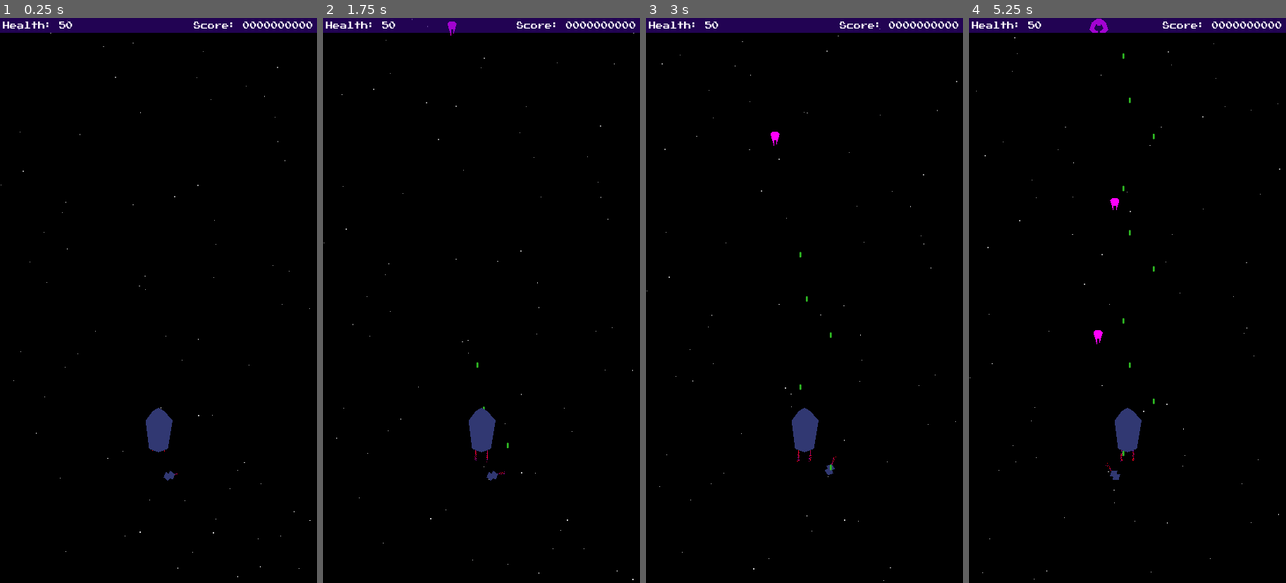
Above: before the commit, frames 1-4 (left to right).
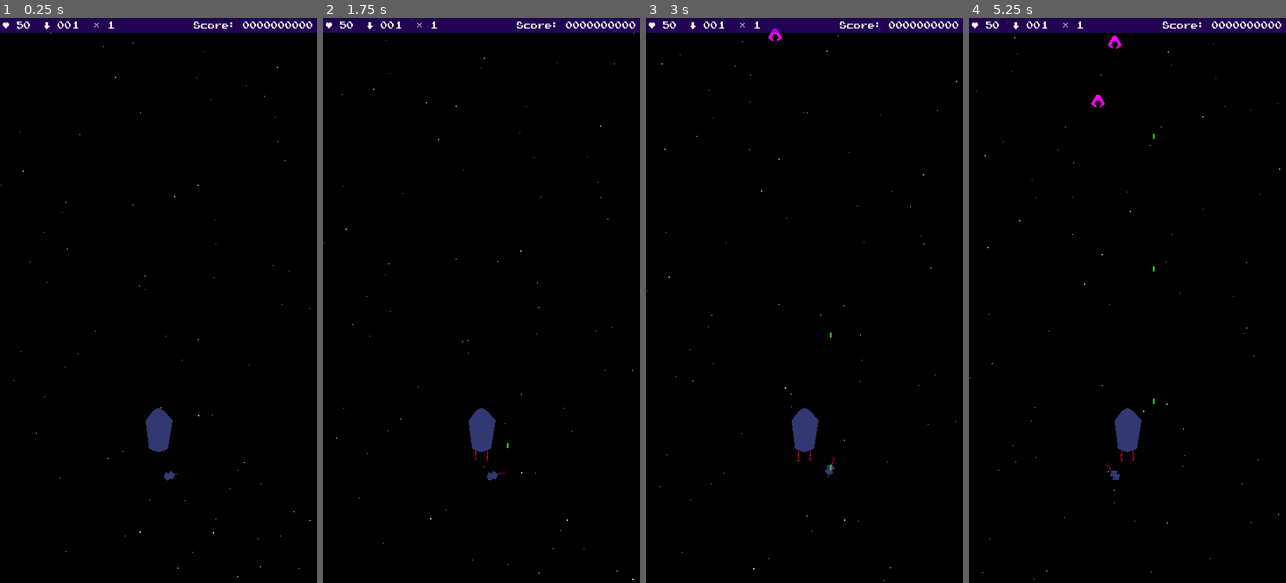
Above: after the commit, the same moments.

Repository: hinek/SatelliteSquad
Game: Godot game, scene res://GameLoop.tscn
Two runs of this game, one before a commit and one after it. Both use one fixed random seed, a clock stepped at 60 frames per second and the inputs below.
Inputs (mouse positions are in pixels of both pictures, inside the frame that each line leads up to):
- Up to frame 1 (0.25 s): no input
- Up to frame 2 (1.75 s): move the mouse to (551, 272) at 0.52 s; click (551, 272) at 0.67 s; move the mouse to (418, 328) at 1.27 s; click (418, 328) at 1.42 s
- Up to frame 3 (3 s): move the mouse to (836, 176) at 2.02 s; click (836, 176) at 2.17 s; move the mouse to (788, 413) at 2.77 s; click (788, 413) at 2.92 s
- Up to frame 4 (5.25 s): move the mouse to (1222, 385) at 3.52 s; click (1222, 385) at 3.67 s; move the mouse to (1032, 215) at 4.27 s; click (1032, 215) at 4.42 s; move the mouse to (1143, 300) at 5.02 s; click (1143, 300) at 5.17 s

The runs differ from the first frame. In frame 1, 0.2% of the frame differs, in the area x 0-36%, y 0-2%; in frame 2, 0.2%; in frame 3, 0.3%; in frame 4, 0.5%, in the area x 0-52%, y 0-78%.

Commit message:
- counting killed enemies - enemy types build up - changed spawning conditions of power ups - don't popup powerup select if there is nothing to select - more info on HUD - more score for strong enemies

Diff:
--- a/game/FastEnemy.gd
+++ b/game/FastEnemy.gd
@@ -16,7 +16,7 @@
 
 func hit(damage):
 	if damage > 0:
-		get_tree().current_scene.call_deferred("add_score", 20)
+		get_tree().current_scene.call_deferred("enemy_killed", 20)
 		destroy()
 
 
--- a/game/GameLoop.gd
+++ b/game/GameLoop.gd
@@ -1,4 +1,8 @@
 extends Node2D
+
+const MAX_SATELLITE_COUNT = 6
+const MAX_CENTER_SHIP_HEALTH = 50
+const MIN_FIRE_INTERVAL = 0.2
 
 var satellite_type = preload("res://Satellite.tscn")
 var bullet_type = preload("res://Bullet.tscn")
@@ -10,14 +14,26 @@
 	]
 
 var rng = RandomNumberGenerator.new()
-
-
+var game_over = false
 var score = 0
+var satellite_direction = 1
+var satellite_count = 1
+var center_ship_health = MAX_CENTER_SHIP_HEALTH
+
+var fire_interval = 1.5
+var time_to_fire = fire_interval
+var bullet_speed = 300
+
+var wave = 1
+var enemy_interval = 2.0
+var time_to_next_enemy = enemy_interval
+var enemy_spawn_width = 160 #280 400
+var enemies_spawned = 0
+var enemies_killed = 0
+
 func add_score(value_to_add):
 	score += value_to_add
 	$HUD.score = score
-	if score % 100 == 0:
-		create_powerup()
 
 
 func powerup_collected():
@@ -28,25 +44,6 @@
 
 func _ready():
 	rng.randomize()
-
-
-const MAX_SATELLITE_COUNT = 6
-const MAX_CENTER_SHIP_HEALTH = 50
-const MIN_FIRE_INTERVAL = 0.2
-
-var game_over = false
-var satellite_direction = 1
-var satellite_count = 1
-var center_ship_health = MAX_CENTER_SHIP_HEALTH
-
-var fire_interval = .5 # 1.5
-var time_to_fire = fire_interval
-var bullet_speed = 300
-
-var enemy_interval = 1.5
-var time_to_next_enemy = enemy_interval
-var enemy_spawn_width = 160 #280 400
-var enemy_count = 0
 
 
 func _input(event):
@@ -69,6 +66,14 @@
 	move_bullets(delta)
 
 
+func enemy_killed(score):
+	add_score(score)
+	enemies_killed += 1
+	$HUD.killed = enemies_killed
+	if (enemies_killed - 10) % 15 == 0:
+		create_powerup()
+
+
 func create_powerup():
 	if game_over:
 		return
@@ -81,12 +86,21 @@
 func create_enemy():
 	if game_over:
 		return
-	var enemy = enemy_types[rng.randi_range(0, enemy_types.size() - 1)].instance()
+	var enemy = enemy_types[rng.randi_range(0, (wave - 1) % enemy_types.size())].instance()
 	var x = rng.randf_range(-enemy_spawn_width, enemy_spawn_width) + $CenterShip.position.x
 	enemy.position = Vector2(x, -40)
-	enemy.name = "Enemy" + str(enemy_count)
+	enemy.name = "Enemy" + str(enemies_spawned)
 	$Enemies.add_child(enemy)
-	enemy_count += 1
+	enemies_spawned += 1
+	if enemies_spawned % 20 == 0:
+		next_wave()
+
+
+func next_wave():
+	wave += 1
+	$HUD.wave = wave
+	if (wave - 1) % 3 == 0 && enemy_interval > 0.5:
+		enemy_interval -= 0.2
 
 
 func add_satellite():
@@ -127,7 +141,6 @@
 		if satellite.distance > enemy_spawn_width:
 			enemy_spawn_width = satellite.distance
 	satellite_count = $Satellites.get_child_count()
-	print(satellite_count)
 	if (satellite_count == 0):
 		queue_game_over()
 
@@ -181,6 +194,7 @@
 
 func queue_game_over():
 	game_over = true
+	$PowerUpSelect.hide()
 	for num in (30):
 		var explosion = load("res://Explosion.tscn").instance()
 		explosion.position = Vector2(rng.randf_range(-50, 50) + $CenterShip.position.x, rng.randf_range(-50, 100) + $CenterShip.position.y)
--- a/game/HUD.gd
+++ b/game/HUD.gd
@@ -13,4 +13,18 @@
 
 func set_health(value):
 	health = value
-	$Health.text = "Health: %2d" % [value]
+	$Health.text = "♥ %2d" % [value]
+
+
+export var wave = 0 setget set_wave
+
+func set_wave(value):
+	wave = value
+	$Wave.text = "↓ %03d" % [value]
+
+
+export var killed = 0 setget set_killed
+
+func set_killed(value):
+	killed = value
+	$Killed.text = "× %d" % [value]
--- a/game/HUD.tscn
+++ b/game/HUD.tscn
@@ -23,10 +23,32 @@
 [node name="Health" type="Label" parent="."]
 margin_left = 10.0
 margin_top = 14.0
-margin_right = 500.0
+margin_right = 150.0
 margin_bottom = 44.0
 custom_fonts/font = SubResource( 2 )
-text = "Health: 50"
+text = "♥ 50"
+__meta__ = {
+"_edit_use_anchors_": false
+}
+
+[node name="Wave" type="Label" parent="."]
+margin_left = 150.0
+margin_top = 14.0
+margin_right = 320.0
+margin_bottom = 44.0
+custom_fonts/font = SubResource( 2 )
+text = "↓ 001"
+__meta__ = {
+"_edit_use_anchors_": false
+}
+
+[node name="Killed" type="Label" parent="."]
+margin_left = 320.0
+margin_top = 14.0
+margin_right = 660.0
+margin_bottom = 44.0
+custom_fonts/font = SubResource( 2 )
+text = "× 1"
 __meta__ = {
 "_edit_use_anchors_": false
 }
--- a/game/PowerUp.gd
+++ b/game/PowerUp.gd
@@ -11,15 +11,9 @@
 		queue_free()
 
 
-func _on_PowerUp_body_entered(body):
-	if body.get_name().begins_with("Satellite"):
+func _on_PowerUp_area_entered(area):
+	if area.get_name().begins_with("Satellite") || area.get_name() == "CenterShip":
+		get_tree().current_scene.call_deferred("add_score", 50)
 		#get_tree().current_scene.powerup_collected()
 		get_tree().current_scene.call_deferred("powerup_collected")
 		queue_free()
-
-
-func _on_PowerUp_area_entered(area):
-	if area.get_name().begins_with("Satellite") || area.get_name() == "CenterShip":
-		#get_tree().current_scene.powerup_collected()
-		get_tree().current_scene.call_deferred("powerup_collected")
-		queue_free()
--- a/game/PowerUpSelect.gd
+++ b/game/PowerUpSelect.gd
@@ -33,3 +33,5 @@
 	$Background/Button1.visible = gameLoop.satellite_count < gameLoop.MAX_SATELLITE_COUNT
 	$Background/Button2.visible = gameLoop.fire_interval > gameLoop.MIN_FIRE_INTERVAL
 	$Background/Button3.visible = gameLoop.center_ship_health < gameLoop.MAX_CENTER_SHIP_HEALTH
+	if !($Background/Button1.visible || $Background/Button2.visible || $Background/Button3.visible):
+		hide()
--- a/game/SimpleEnemy.gd
+++ b/game/SimpleEnemy.gd
@@ -16,7 +16,7 @@
 
 func hit(damage):
 	if damage > 0:
-		get_tree().current_scene.call_deferred("add_score", 10)
+		get_tree().current_scene.call_deferred("enemy_killed", 10)
 		destroy()
 
 
--- a/game/StrongEnemy.gd
+++ b/game/StrongEnemy.gd
@@ -17,16 +17,19 @@
 func hit(damage):
 	health -= damage
 	if health <= 0:
-		get_tree().current_scene.call_deferred("add_score", 20)
+		get_tree().current_scene.call_deferred("enemy_killed", 100)
 		destroy()
 	elif health <= 5:
 		var fire = load("res://DamageFire.tscn").instance()
+		fire.position = Vector2(rand_range(-10, 10), rand_range(-10, 10))
 		fire.rotation = PI
 		add_child(fire)
 
 
 func destroy():
-	var explosion = load("res://Explosion.tscn").instance()
-	explosion.position = position
-	get_tree().current_scene.add_child(explosion)
+	var explosion_type = load("res://Explosion.tscn")
+	for i in range(3):
+		var explosion = explosion_type.instance()
+		explosion.position = position + Vector2(rand_range(-10, 10), rand_range(-10, 10))
+		get_tree().current_scene.add_child(explosion)
 	queue_free()
